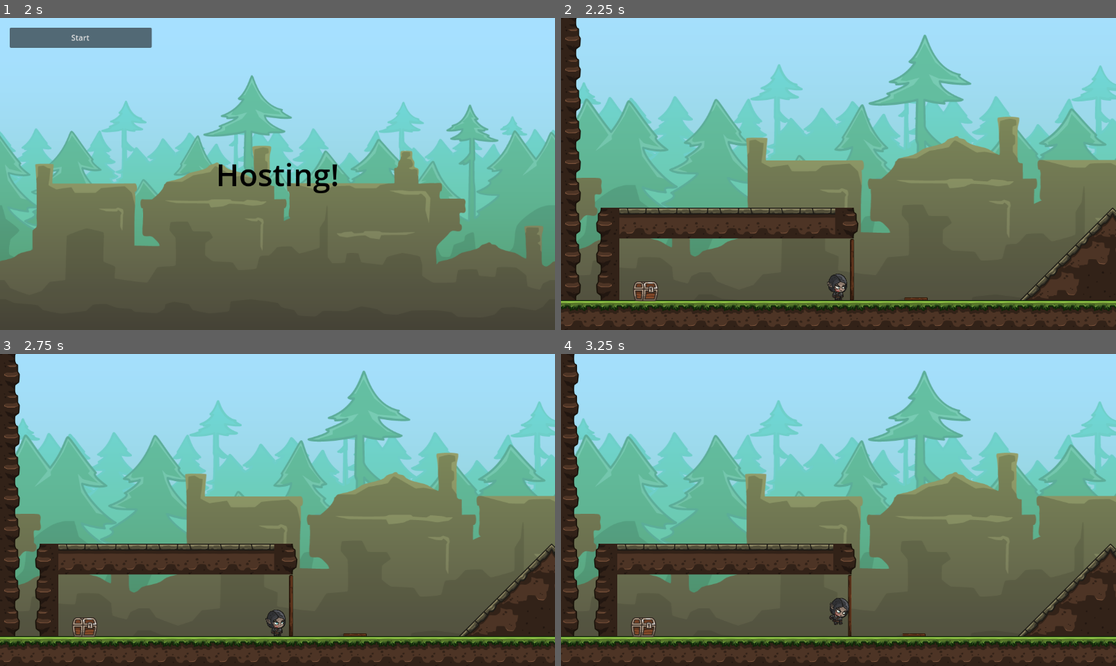
Above: before the commit, frames 1-4 (two rows, left to right).
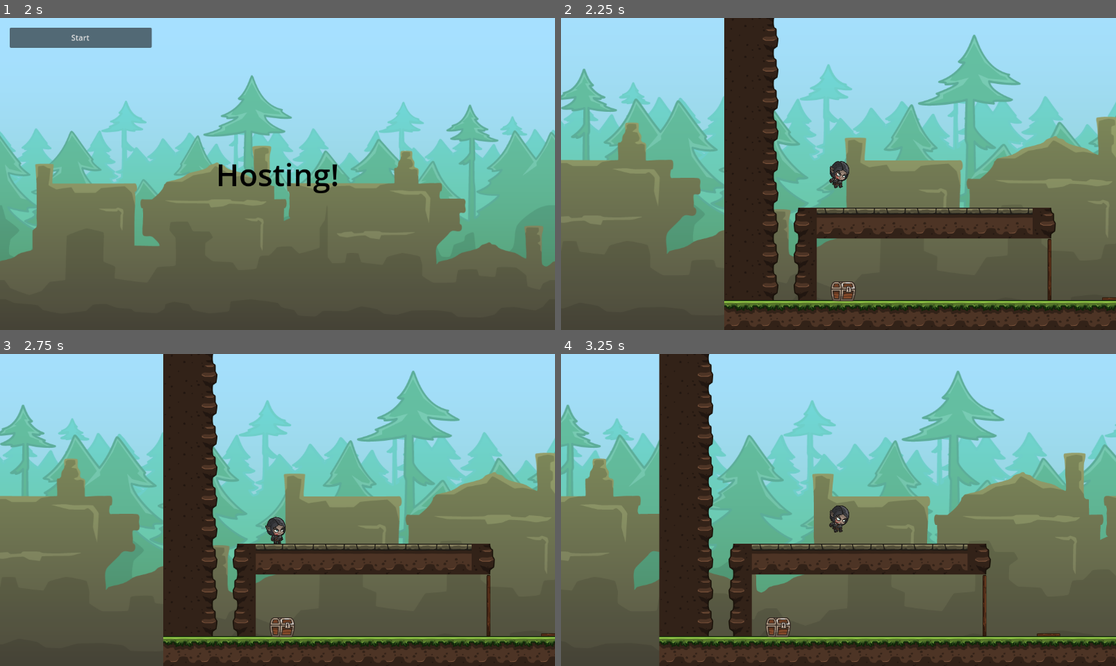
Above: after the commit, the same moments.

Repository: ArminKuburas/godot-multiplayer
Game: Godot game, scene res://levels/menu/menu.tscn
The game is run twice, just before and just after one commit, with the same random seed, the same clock (stepped at 60 frames per second) and the same inputs.
Inputs:
- Up to frame 1 (2 s): tap Enter at 0.5 s; hold D (move_right) 0.53-1.25 s; tap Up (jump) at 0.6, 0.77, 1.07 s; click "Host" at 1.25 s
- Up to frame 2 (2.25 s): click "Start" at 2 s
- Up to frame 3 (2.75 s): no input
- Up to frame 4 (3.25 s): hold D (move_right) from 2.78 s (still down); tap E (interact) at 2.85 s; tap Up (jump) at 3.02, 3.05 s

Frame 1 is identical in both runs. In frame 2, 48% of the frame differs, in the area x 0-100%, y 0-100%; in frame 3, 48%; in frame 4, 43%.

Commit message:
small update

Diff:
--- a/levels/level_01/level_01.tscn
+++ b/levels/level_01/level_01.tscn
@@ -106,9 +106,9 @@
 spawn_limit = 2
 
 [node name="SpawnPoint_0" type="Node2D" parent="----- Players -----"]
-position = Vector2(-23, 287)
+position = Vector2(-433, 45)
 
 [node name="SpawnPoint_1" type="Node2D" parent="----- Players -----"]
-position = Vector2(201, 285)
+position = Vector2(-91, 42)
 
 [connection signal="toggle" from="----- Interactables -----/DoorPlate" to="----- Interactables -----/Door" method="activate"]
--- a/player/player.gd
+++ b/player/player.gd
@@ -3,7 +3,7 @@
 @export var movement_speed = 300
 @export var gravity = 30
 @export var jump_strength = 600
-@export var max_jumps = 5
+@export var max_jumps = 2
 
 @export var player_sprite: AnimatedSprite2D
 @export var player_camera: PackedScene
